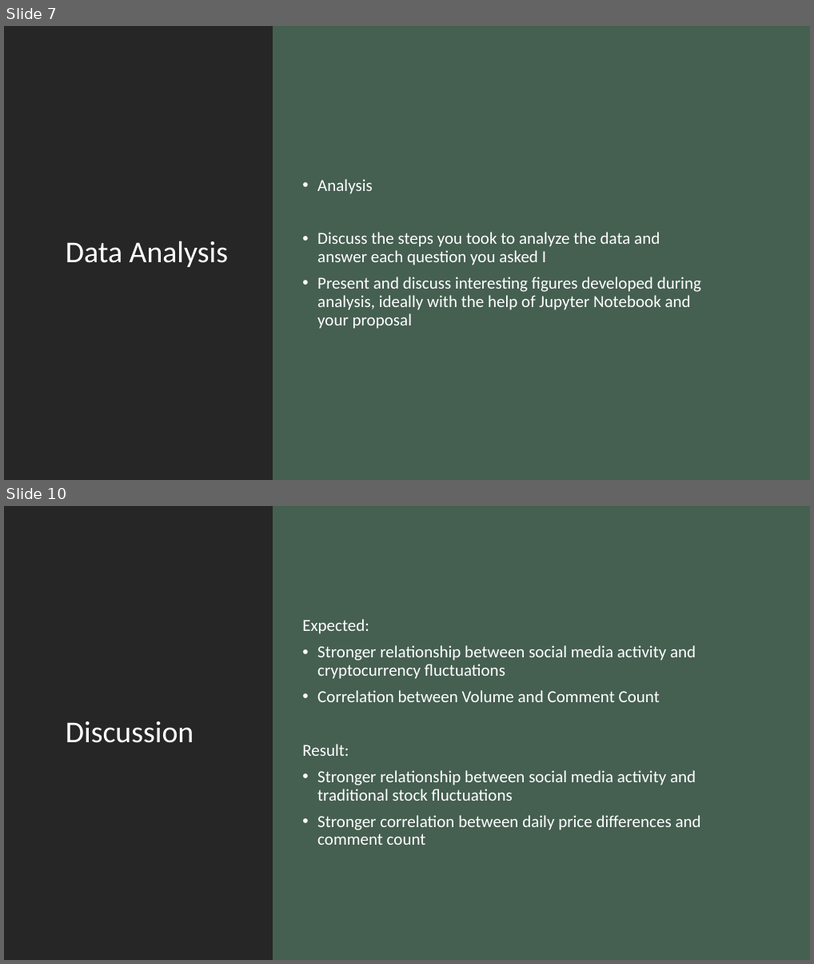
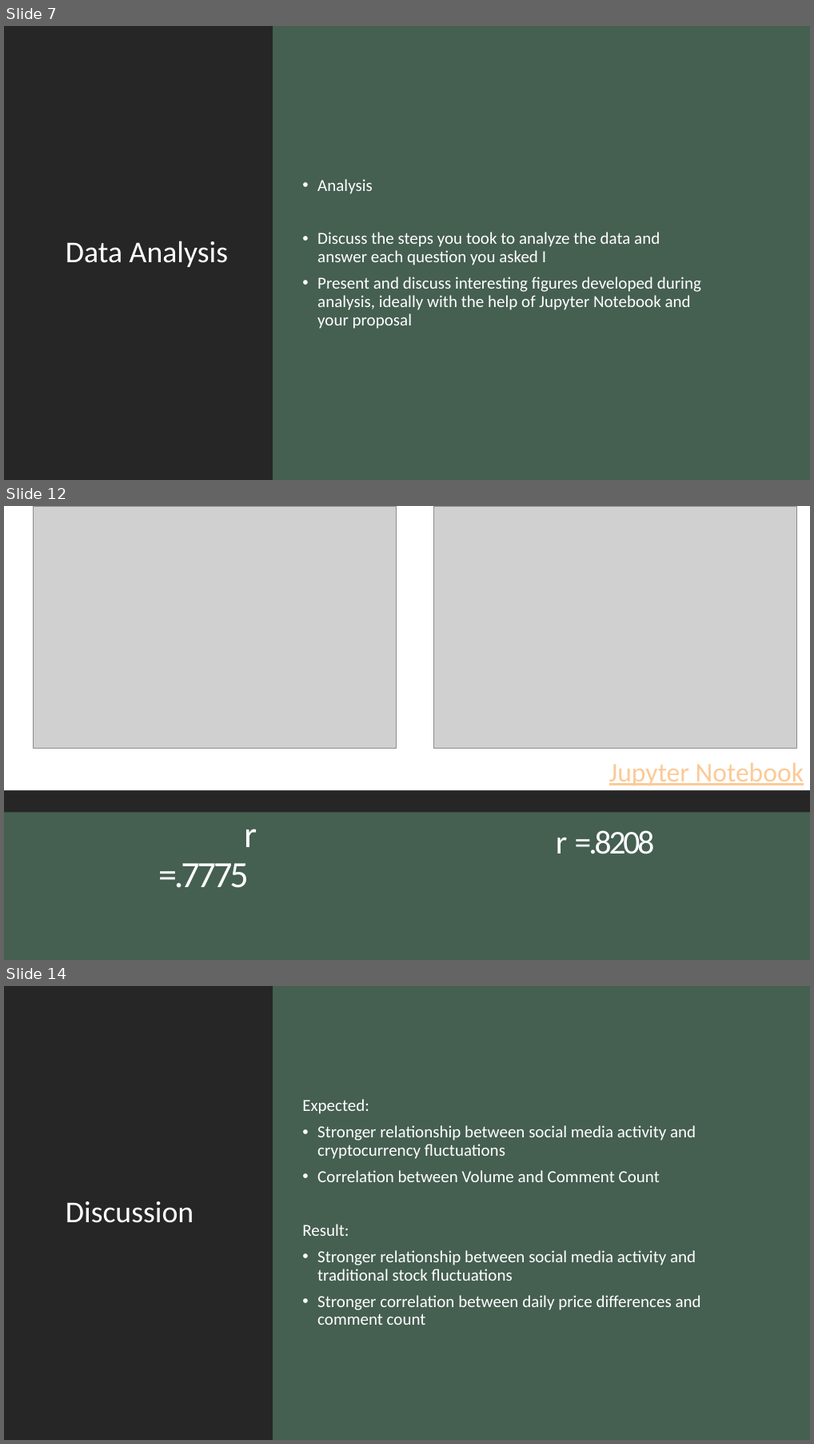
Before and after one commit to ashleighdevito/Cryptocurrency, a slide deck: Presentation/1_cryptocurrency_presentation.pptx. Shown one above the other, each under a label of ours: slides 7 and 10 before the commit, slides 7, 12 and 14 after it; the slides between them are not shown. The pictures are 814x964 and 814x1444 pixels, drawn with LibreOffice and Linux fonts; fonts in the diff are those of the drawing; grey boxes stand for pictures. Boxes give left, top, right and bottom in pixels: in the first picture for what was removed or moved away, otherwise in the second. Text is boxed around its words. In the diff, an @@ line names an element or a change of style, - is before the commit and + after.

```diff
--- a/Presentation/1_cryptocurrency_presentation.pptx
+++ b/Presentation/1_cryptocurrency_presentation.pptx
@@ slide 12 added at [4,506,810,960], background #455F51 @@
@@ rectangle added at [4,506,810,960], fill #262626 @@
@@ rectangle added at [4,506,810,790], fill #FFFFFF, 32 pt, text #FBCA98, underline @@
+Jupyter Notebook
@@ picture added at [33,506,396,748] @@
@@ picture added at [434,506,797,748] @@
@@ rectangle added at [4,812,810,960], fill #455F51 @@
@@ text added at [158,828,257,888], 44 pt, text #FFFFFF @@
+r =.7775
@@ title added at [556,830,655,854], 39.6 pt, text #FFFFFF @@
+r =.8208
@@ what was slide 10 is now slide 14 @@
```
Also in this commit, not shown: 3 slides changed, 4 other slides added, 5 other files.
